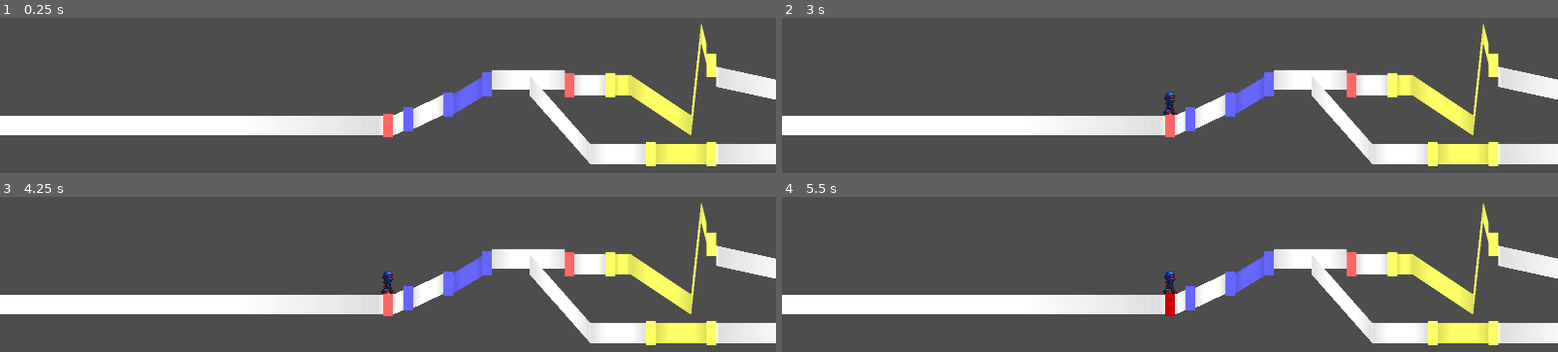
Above: before the commit, frames 1-4 (two rows, left to right).
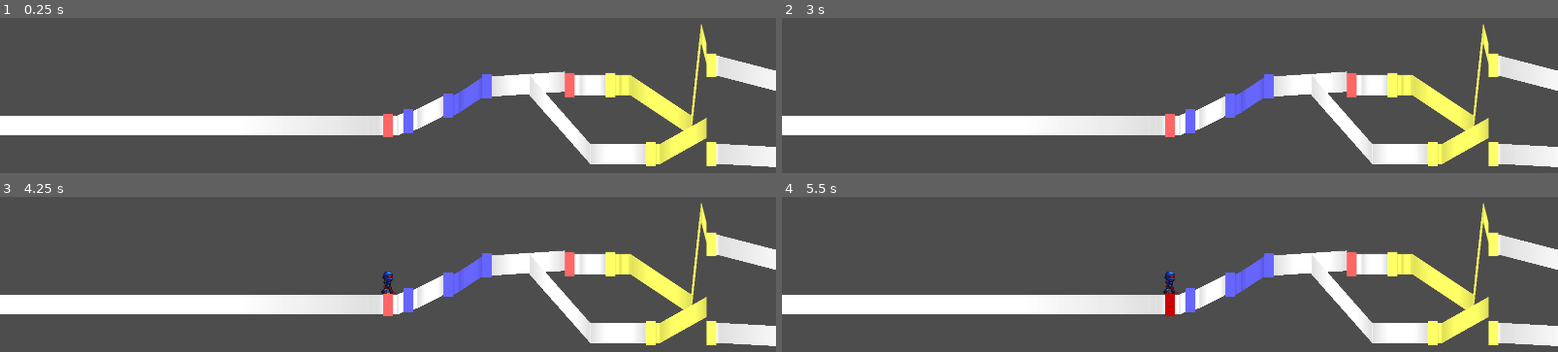
Above: after the commit, the same moments.

Repository: junu192857/Vexatonic-dash-2
Game: Godot game, scene res://Scenes/RhythmScene.tscn
The game is run twice, just before and just after one commit, with the same random seed, the same clock (stepped at 60 frames per second) and the same inputs.
Inputs (mouse positions are in pixels of both pictures, inside the frame that each line leads up to):
- Up to frame 1 (0.25 s): no input
- Up to frame 2 (3 s): tap Enter at 0.5, 2.75 s; move the mouse to (1340, 103) at 0.52 s; hold A (a) 0.53-1.25 s; click (1340, 103) at 0.67 s; tap D (d) at 0.8 s; tap Space at 1.25 s; drag from (1014, 146) to (outside the picture) at 1.27 s; move the mouse to (1247, 30) at 2.02 s; hold J (j) 2.03-2.75 s; click (1247, 30) at 2.17 s; tap K (k) at 2.3 s; drag from (outside the picture) to (937, 59) at 2.77 s
- Up to frame 3 (4.25 s): move the mouse to (outside the picture) at 3.52 s; hold L (l) from 3.53 s (still down); click (outside the picture) at 3.67 s; tap S (s) at 3.8 s
- Up to frame 4 (5.5 s): release L (l) at 4.25 s; drag from (937, 238) to (outside the picture) at 4.27 s; tap Space at 5 s; move the mouse to (1208, 303) at 5.02 s; hold A (a) from 5.03 s (still down); click (1208, 303) at 5.17 s; tap D (d) at 5.3 s

The runs differ from the first frame. In frame 1, 2.9% of the frame differs, in the area x 50-100%, y 23-97%; in frame 2, 3.1%, in the area x 49-100%, y 23-97%; in frame 3, 2.9%; in frame 4, 2.9%.

Commit message:
Did Something but bug..

Diff:
--- a/vexatonic-dash-2/Scripts/Connector.gd
+++ b/vexatonic-dash-2/Scripts/Connector.gd
@@ -20,12 +20,12 @@
 					   p_lane.get_height(start_time)
 
 # 단노트 또는 marker에서 캐릭터가 수평으로 이동하도록 keyframe 조절
-		if (first):
-			p_lane.insert_keyframe(start_time - Setting.time_per_note_width, start_height)
-			p_lane.insert_keyframe(start_time, start_height)
-			var deleted = p_lane.delete_middle_keyframe(start_time - Setting.time_per_note_width, start_time)
-			if (deleted != null):
-				p_lane.insert_keyframe(start_time + 2 * Setting.EPSILON, deleted.y)
+		#if (first):
+		#	p_lane.insert_keyframe(start_time - Setting.time_per_note_width, start_height)
+		#	p_lane.insert_keyframe(start_time, start_height)
+		#	var deleted = p_lane.delete_middle_keyframe(start_time - Setting.time_per_note_width, start_time)
+		#	if (deleted != null):
+		#		p_lane.insert_keyframe(start_time + 2 * Setting.EPSILON, deleted.y)
 
 # 다음 keyframe이 나오기 전까지만 찍도록 end_time 조정
 		print("Start height: %f" % start_height)
--- a/vexatonic-dash-2/Scripts/RhythmManager.gd
+++ b/vexatonic-dash-2/Scripts/RhythmManager.gd
@@ -100,11 +100,11 @@
 	var previous_lane = -1
 	for noteData in levelData.noteDatas:
 		pos_x = Setting.get_posx_from_time(noteData.time)
+		var cur_note = place_note(noteData, pos_x, false, self)
+		assign_note(cur_note)
 		if (previous_time >= 0):
 			var connector = place_connector(-1, previous_time + Setting.time_per_note_width / 2, noteData.time - Setting.time_per_note_width / 2, \
 							previous_lane, true, previous_note, Vector2(Setting.NOTE_WIDTH / 2, 0))
-		var cur_note = place_note(noteData, pos_x, false, self)
-		assign_note(cur_note)
 
 		previous_time = noteData.time
 		previous_lane = noteData.lane
@@ -112,9 +112,9 @@
 
 		if (noteData.type == 1): #LongNote
 			var length = Setting.get_posx_from_time(noteData.end_time-noteData.time)
+			var marker = place_note(noteData, length, true, cur_note)
 			var connector = place_connector(noteData.color, noteData.time + Setting.time_per_note_width / 2, \
 							noteData.end_time - Setting.time_per_note_width / 2, previous_lane, true, cur_note, Vector2(Setting.NOTE_WIDTH / 2, 0))
-			var marker = place_note(noteData, length, true, cur_note)
 			previous_time = noteData.end_time
 			previous_note = marker;
 
@@ -134,8 +134,8 @@
 		note.position = Vector2(pos_x, lane.get_height(data.time))
 	else:
 		note.position = Vector2(pos_x, lane.get_height(data.end_time) - lane.get_height(data.time))
+	lane.adjust_keyframe(data.time, note.position.y)
 	#print("Place Note at %f"% pos_x)
-
 	return note
 
 # 해당 Connector가 단노트 또는 Marker 뒤에 처음 나오는 Connector인 경우 first = true, 그 외의 경우 first = false
--- a/vexatonic-dash-2/Scripts/Scripts_without_Node/Lane.gd
+++ b/vexatonic-dash-2/Scripts/Scripts_without_Node/Lane.gd
@@ -14,12 +14,22 @@
 	is_init = p_is_init
 	note_index = 0
 
+func adjust_keyframe(note_time: float, note_height: float):
+	insert_keyframe(note_time, note_height)
+	insert_keyframe(note_time + Setting.time_per_note_width, note_height)
+	var deleted = delete_middle_keyframe(note_time, note_time + Setting.time_per_note_width)
+	if (deleted != null):
+		var deleted2 = delete_middle_keyframe(note_time + Setting.time_per_note_width, note_time + Setting.time_per_note_width + Setting.EPSILON)
+		if (deleted2 != null):
+			insert_keyframe(note_time + Setting.time_per_note_width + Setting.EPSILON, deleted2.y)
+		else: insert_keyframe(note_time + Setting.time_per_note_width + Setting.EPSILON, deleted.y)
+
 func add_keyframe(time: float, height: float):
-	delete_middle_keyframe(time - Setting.EPSILON, time + Setting.EPSILON)
+	#delete_middle_keyframe(time - Setting.EPSILON, time + Setting.EPSILON)
 	keyframes.append(Vector2(time,height))
 
 func insert_keyframe(time: float, height: float):
-	delete_middle_keyframe(time - Setting.EPSILON, time + Setting.EPSILON)
+	#delete_middle_keyframe(time - Setting.EPSILON, time + Setting.EPSILON)
 	var new_kf = Vector2(time, height)
 	for i in range(keyframes.size()):
 		if keyframes[i].x > time:
